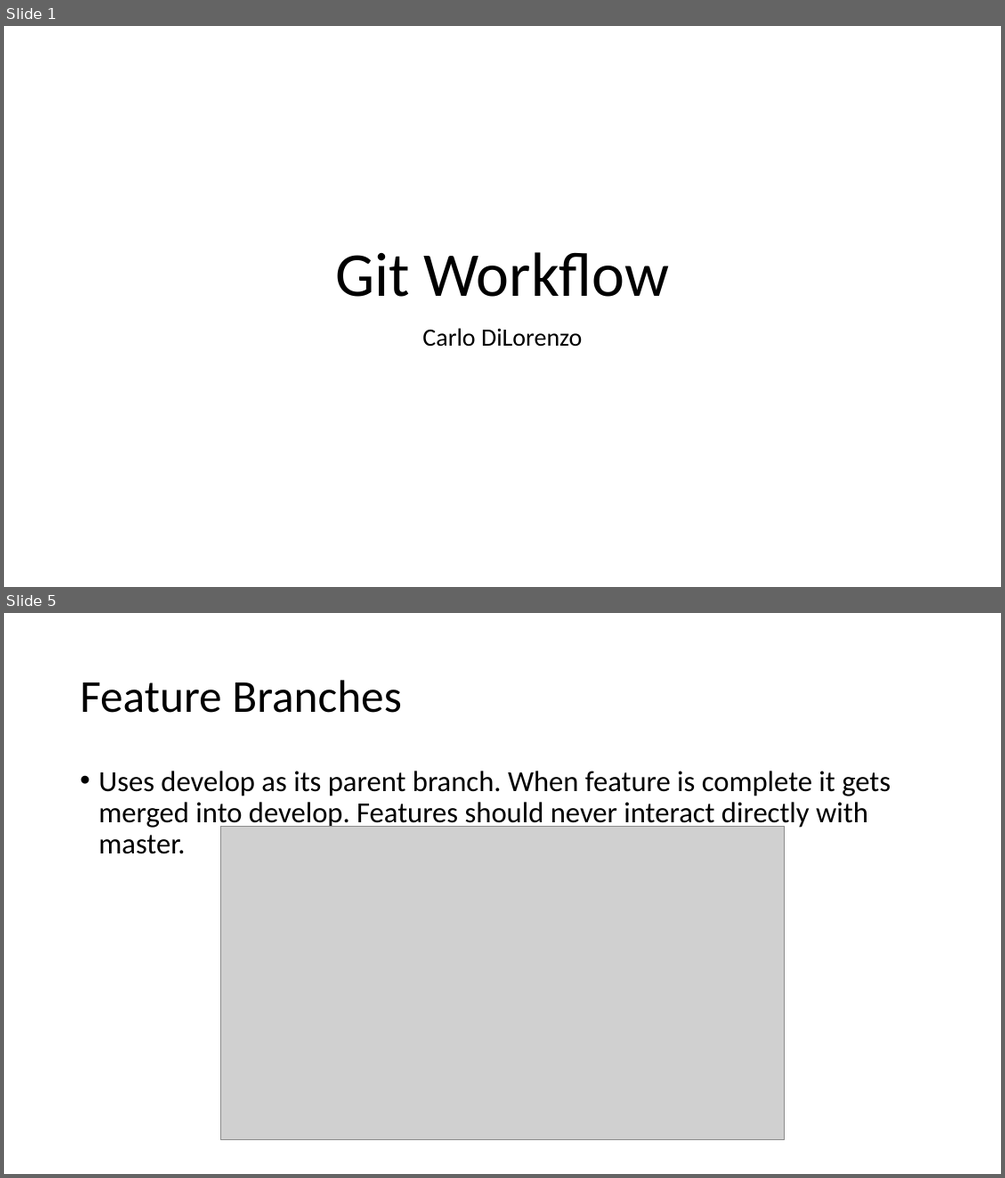
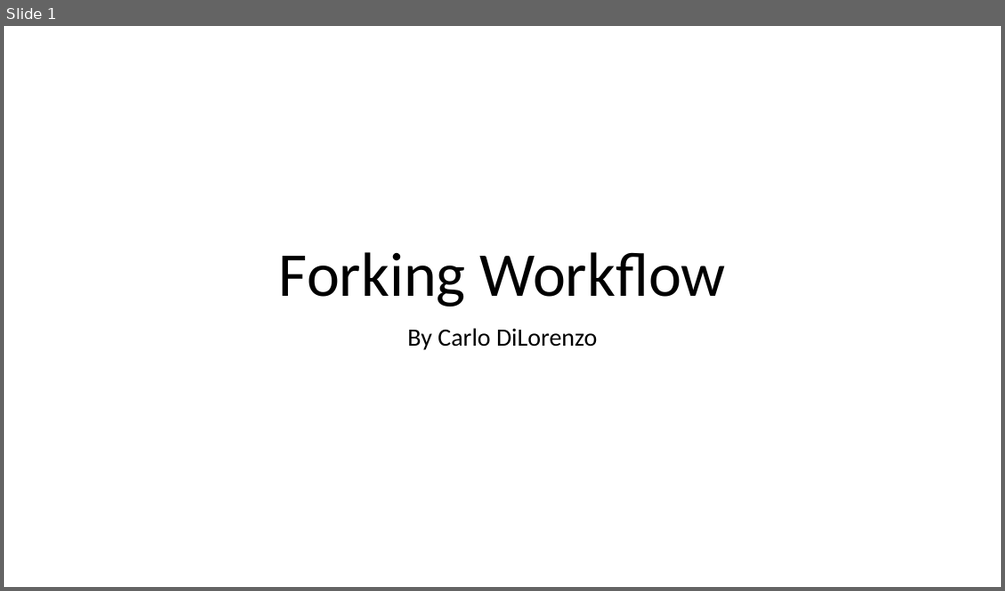
Before and after one commit to dilorc2/forkgitworkflow.github.io, a slide deck: files/GitWorkflow.pptx. Shown one above the other, each under a label of ours: slides 1 and 5 before the commit, slide 1 after it; the slides between them are not shown. The pictures are 1005x1178 and 1005x591 pixels, drawn with LibreOffice and Linux fonts; fonts in the diff are those of the drawing; grey boxes stand for pictures. Boxes give left, top, right and bottom in pixels: in the first picture for what was removed or moved away, otherwise in the second. Text is boxed around its words. In the diff, an @@ line names an element or a change of style, - is before the commit and + after.

```diff
--- a/files/GitWorkflow.pptx
+++ b/files/GitWorkflow.pptx
@@ slide 5 removed at box(4, 613, 1001, 1174), background #FFFFFF @@
@@ title removed at box(80, 680, 401, 713) @@
-Feature Branches
@@ text removed at box(98, 771, 890, 854) @@
-• Uses develop as its parent branch. When feature is complete it gets merged into develop. Features should never interact directly with master.
@@ picture removed at box(221, 826, 785, 1140) @@
@@ slide 1 changed as well @@
@@ title at box(279, 252, 726, 306): text changed @@
-Git Workflow
+Forking Workflow
@@ subtitle at box(407, 328, 597, 350): text changed @@
-Carlo DiLorenzo
+By Carlo DiLorenzo
```
Also in this commit, not shown: 1 other slide changed, 6 slides added, 9 other slides removed, 4 other files.
